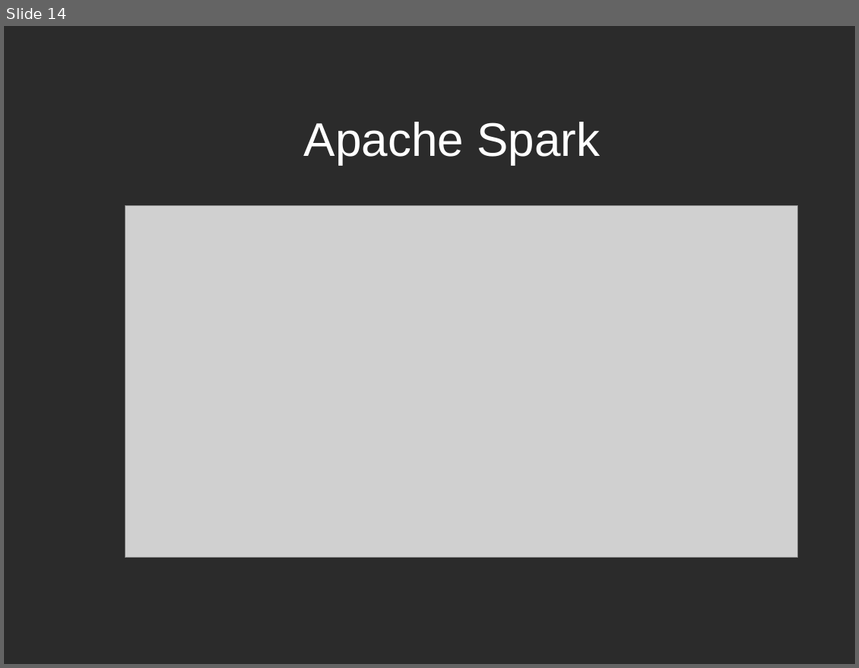
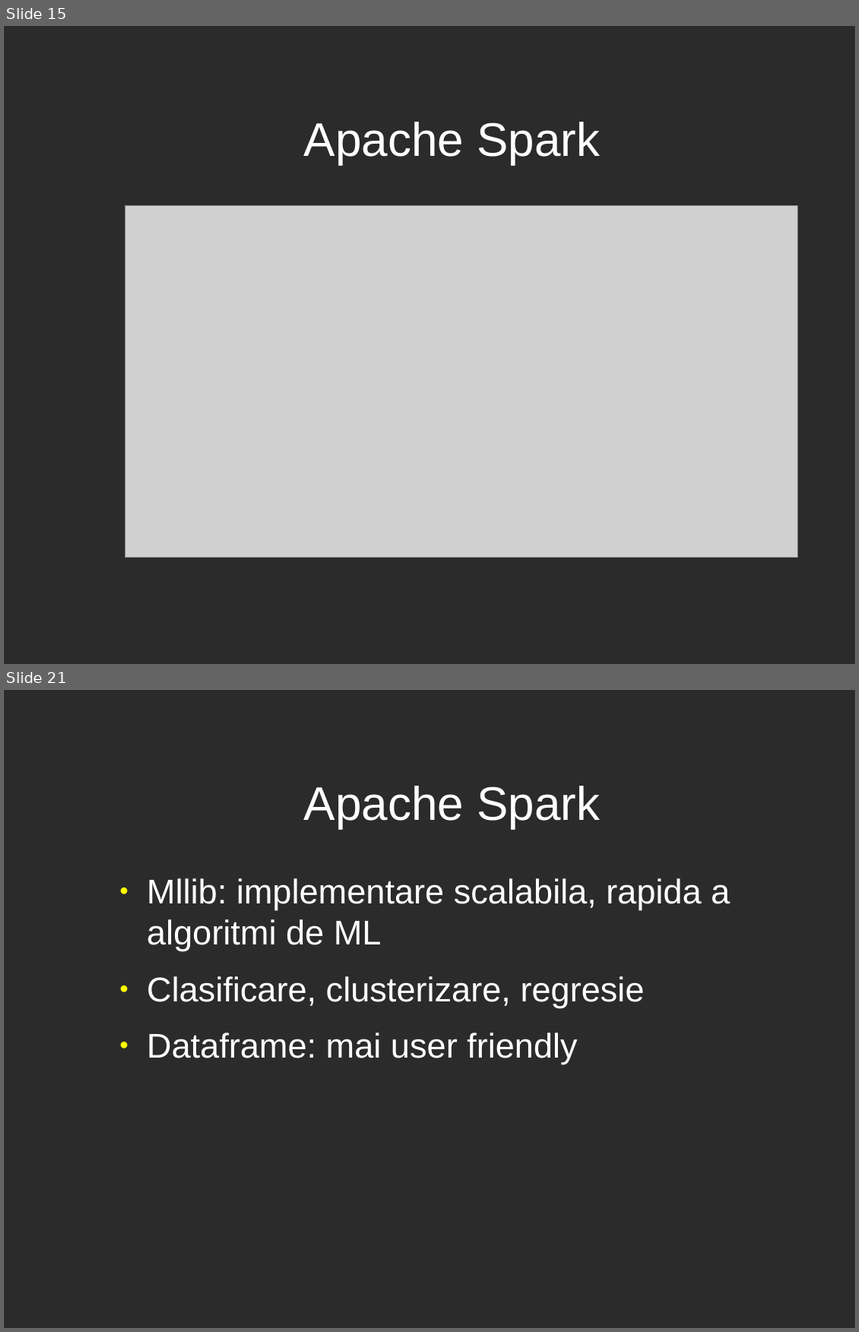
Before and after one commit to RaresBr/licenta, a slide deck: prezentareBradeaRares.odp. Shown one above the other, each under a label of ours: slide 14 before the commit, slides 15 and 21 after it; the slides between them are not shown. The pictures are 859x668 and 859x1332 pixels, drawn with LibreOffice and Linux fonts; fonts in the diff are those of the drawing; grey boxes stand for pictures; background and template pictures are left out; a plain dark background stands for a picture behind light text. Boxes give left, top, right and bottom in pixels: in the first picture for what was removed or moved away, otherwise in the second. Text is boxed around its words. In the diff, an @@ line names an element or a change of style, - is before the commit and + after.

```diff
--- a/prezentareBradeaRares.odp
+++ b/prezentareBradeaRares.odp
@@ slide 21 added at [4,690,855,1328], background picture (left out) @@
@@ title added at [304,786,600,828], 44 pt, text #FFFFFF @@
+Apache Spark
@@ text added at [147,878,730,1064], 32 pt, text #FFFFFF @@
+● Mllib: implementare scalabila, rapida a algoritmi de ML
+● Clasificare, clusterizare, regresie
+● Dataframe: mai user friendly
@@ what was slide 14 is now slide 15 @@
```
Also in this commit, not shown: 15 other slides added.
